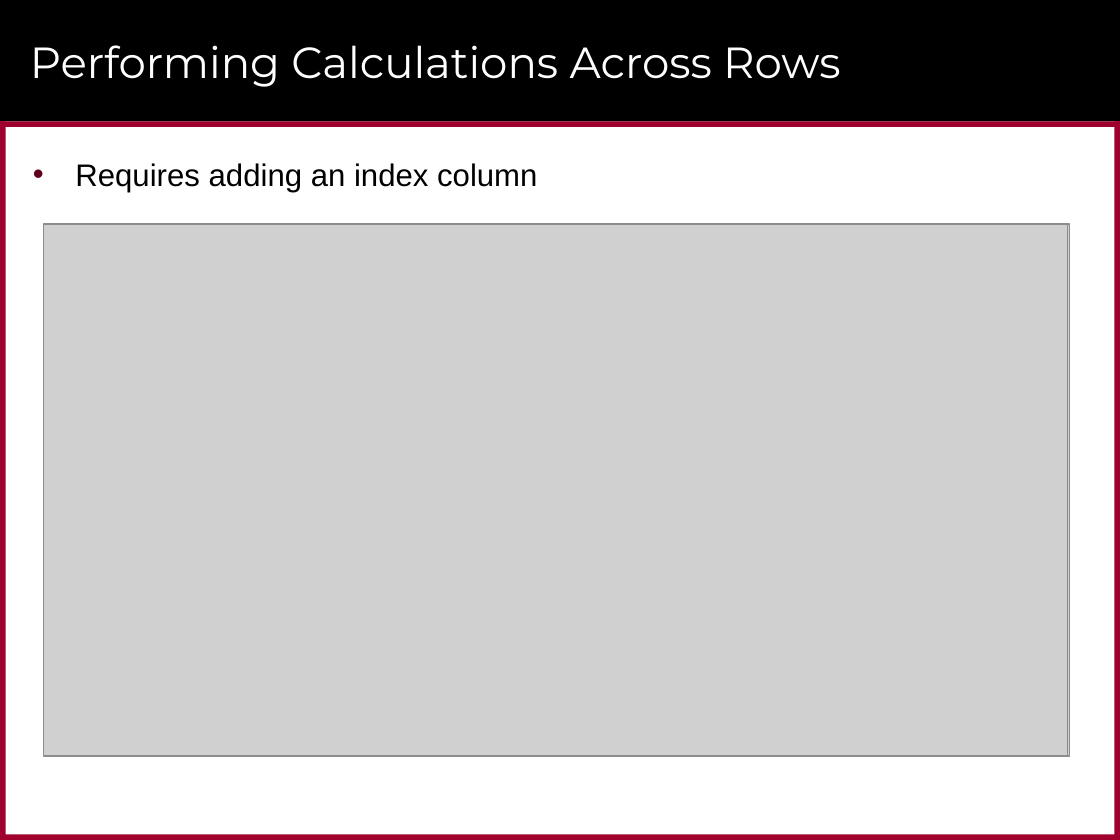
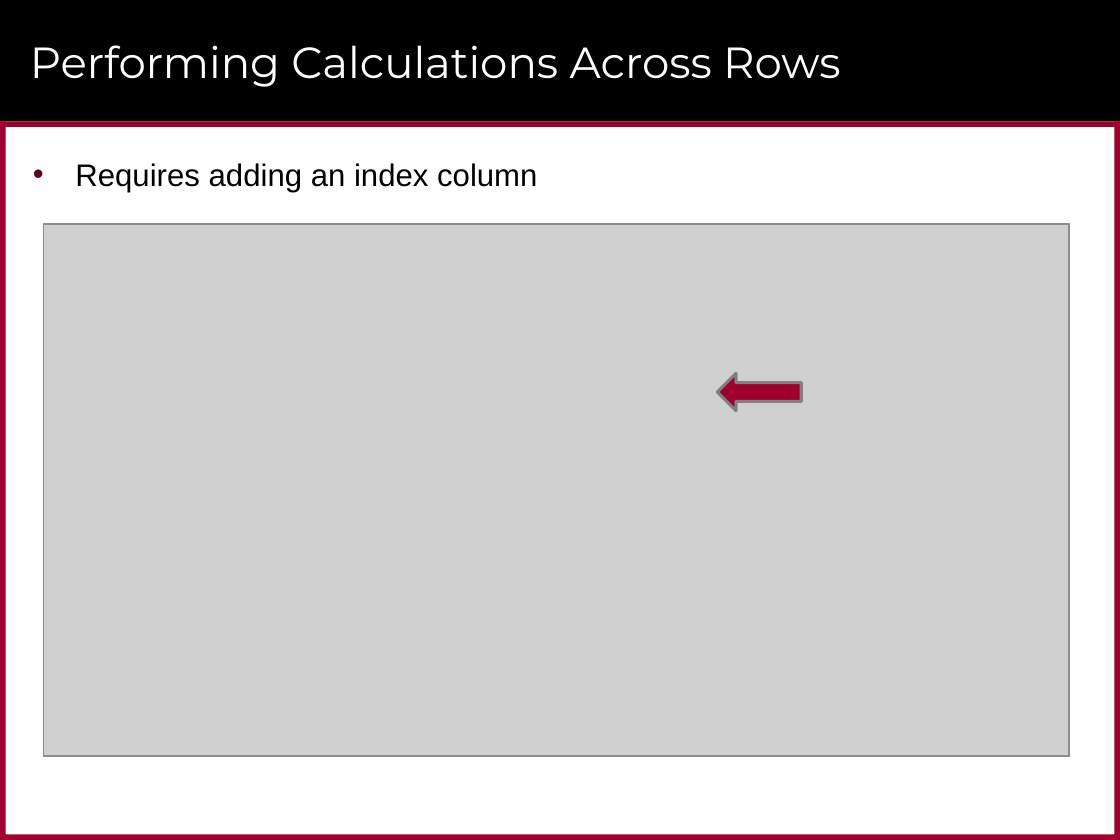
Before and after one commit to CriticalPathTraining/Intro2M, a slide deck: slide 32 of Introduction to M Programming for the Power BI Warrior.pptx. Drawn at 1120x840 pixels with LibreOffice and Linux fonts; fonts in the diff are those of the drawing; grey boxes stand for pictures; background and template pictures are left out. Boxes give left, top, right and bottom in pixels: in the first picture for what was removed or moved away, otherwise in the second. Text is boxed around its words. In the diff, an @@ line names an element or a change of style, - is before the commit and + after.

```diff
--- a/Introduction to M Programming for the Power BI Warrior.pptx
+++ b/Introduction to M Programming for the Power BI Warrior.pptx
@@ left arrow added at (x1=717, y1=373, x2=801, y2=410), fill #9F002D, outline #808080 2 pt @@
```
Also in this commit, not shown: 3 other slides changed, 30 other files.
